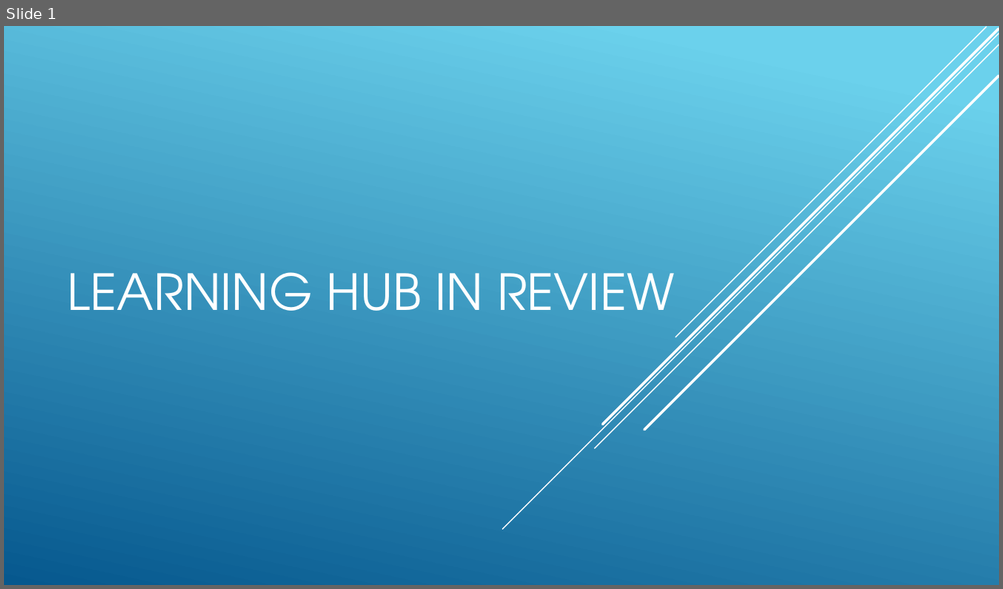
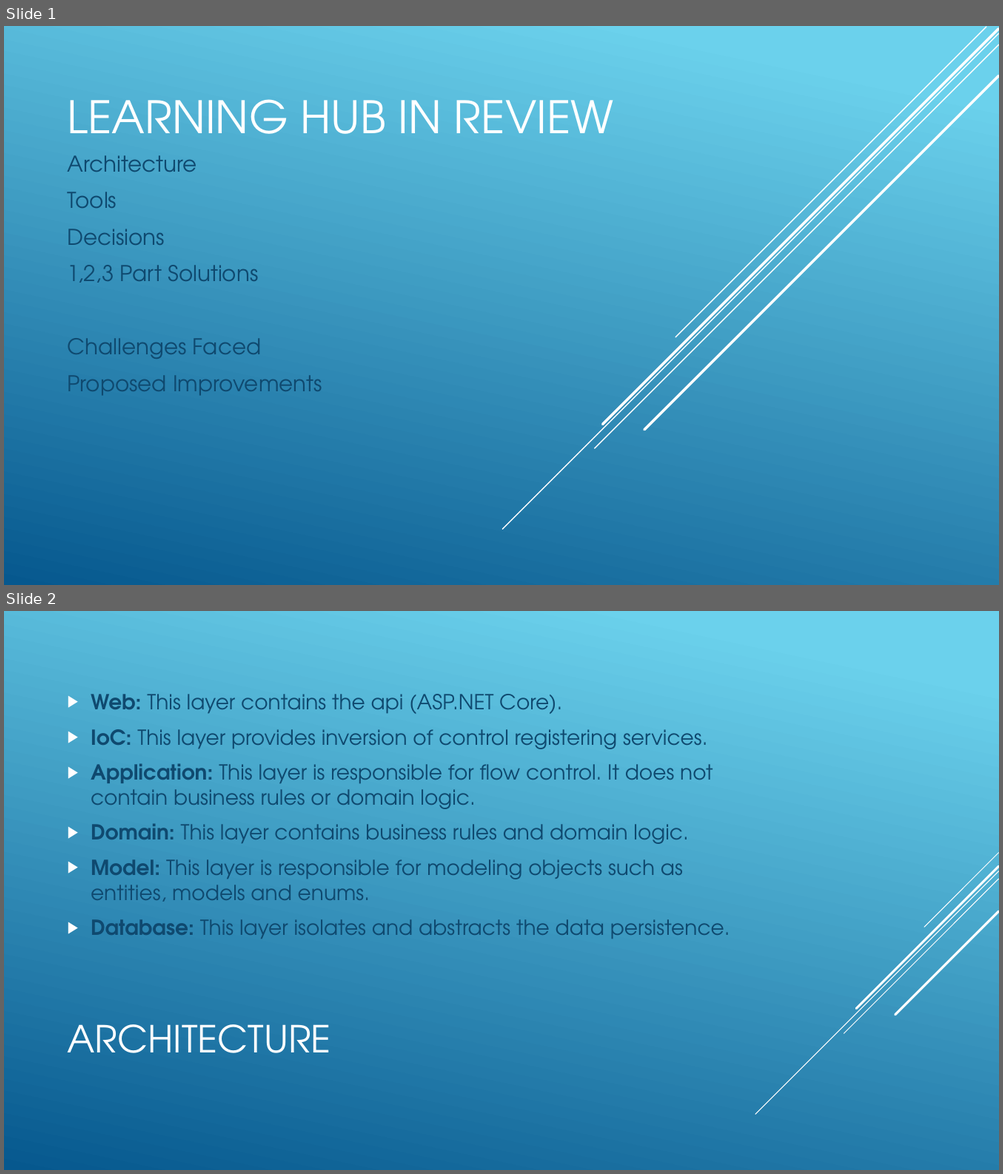
Before and after one commit to FTheron/LearningHub, a slide deck: LearningHubInReview.pptx. Shown one above the other, each under a label of ours: slide 1 before the commit, slides 1 and 2 after it. The pictures are 1003x589 and 1003x1174 pixels, drawn with LibreOffice and Linux fonts; fonts in the diff are those of the drawing. Boxes give left, top, right and bottom in pixels: in the first picture for what was removed or moved away, otherwise in the second. Text is boxed around its words. In the diff, an @@ line names an element or a change of style, - is before the commit and + after.

```diff
--- a/LearningHubInReview.pptx
+++ b/LearningHubInReview.pptx
@@ slide 2 added at [4,611,999,1170], background gradient #6ED2EB to #06588E @@
@@ text added at [91,694,730,939], 20 pt, text #0F496F @@
+▶ Web: This layer contains the api (ASP.NET Core).
+▶ IoC: This layer provides inversion of control registering services.
+▶ Application: This layer is responsible for flow control. It does not contain business rules or domain logic.
+▶ Domain: This layer contains business rules and domain logic.
+▶ Model: This layer is responsible for modeling objects such as entities, models and enums.
+▶ Database: This layer isolates and abstracts the data persistence.
@@ group added at [755,853,999,1115]: 5 lines @@
@@ title added at [68,1025,331,1054], 36 pt, text #FFFFFF @@
+ARCHITECTURE
@@ slide 1 changed as well @@
@@ title "LEARNING HUB IN REVIEW" at [68,99,614,134]: size 48 to 43.2 pt @@
@@ subtitle added at [68,156,322,396], 21 pt, text #0F496F @@
+Architecture
+Tools
+Decisions
+1,2,3 Part Solutions
+Challenges Faced
+Proposed Improvements
```
Also in this commit, not shown: 2 other slides added.
